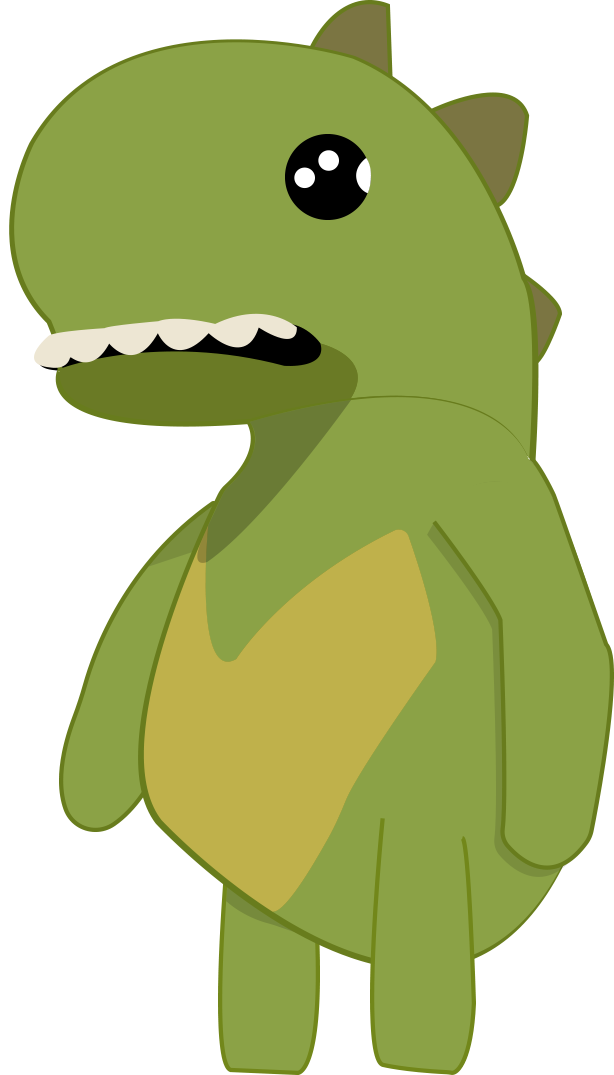
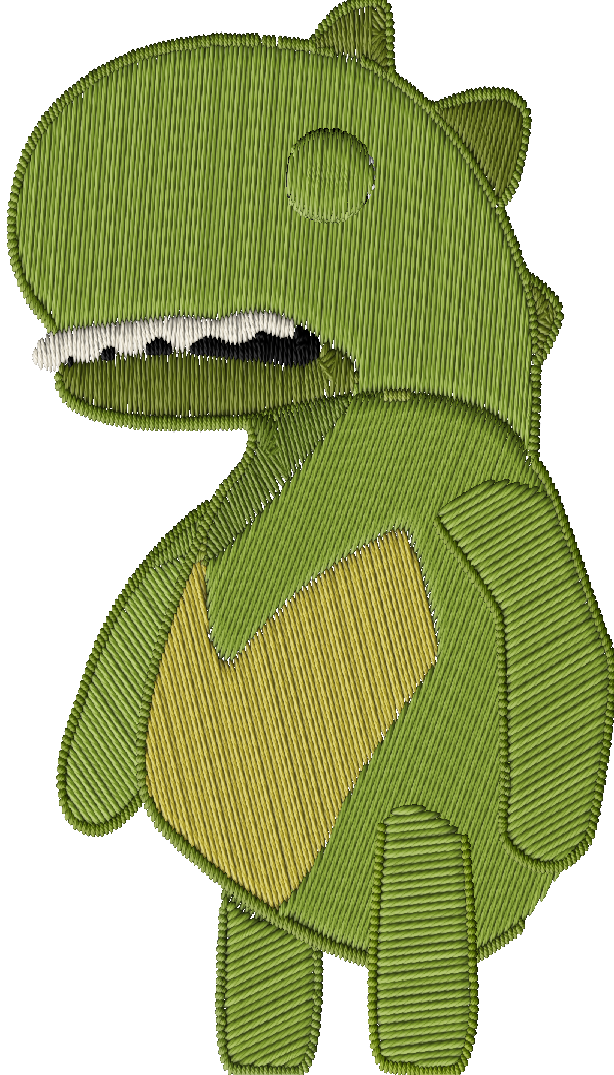
Layers edited between the first and the second (614, 1075) image:
added group "Eye" with 4 layers above "Crocky_right_leg" over <box>286,128,376,224</box>
added layer "Crocky_eye4" in group "Eye" over <box>287,129,374,223</box>
added layer "Crocky_eye3" in group "Eye" over <box>286,128,372,224</box>
added layer "Crocky_eye2" in group "Eye" over <box>287,132,376,224</box>
moved "Crocky_eye" into group "Eye", painted on it over <box>285,128,374,223</box>
painted on "Crocky_right_leg" over <box>367,804,479,1075</box>
painted on "Crocky_arm_right" over <box>427,455,614,877</box>
painted on "Crocky_torso" over <box>136,388,603,976</box>
painted on "Crocky_left_leg" over <box>215,801,324,1075</box>
painted on "Crocky_left_arm" over <box>56,499,220,837</box>
painted on "Crocky_head" over <box>7,0,564,465</box>
